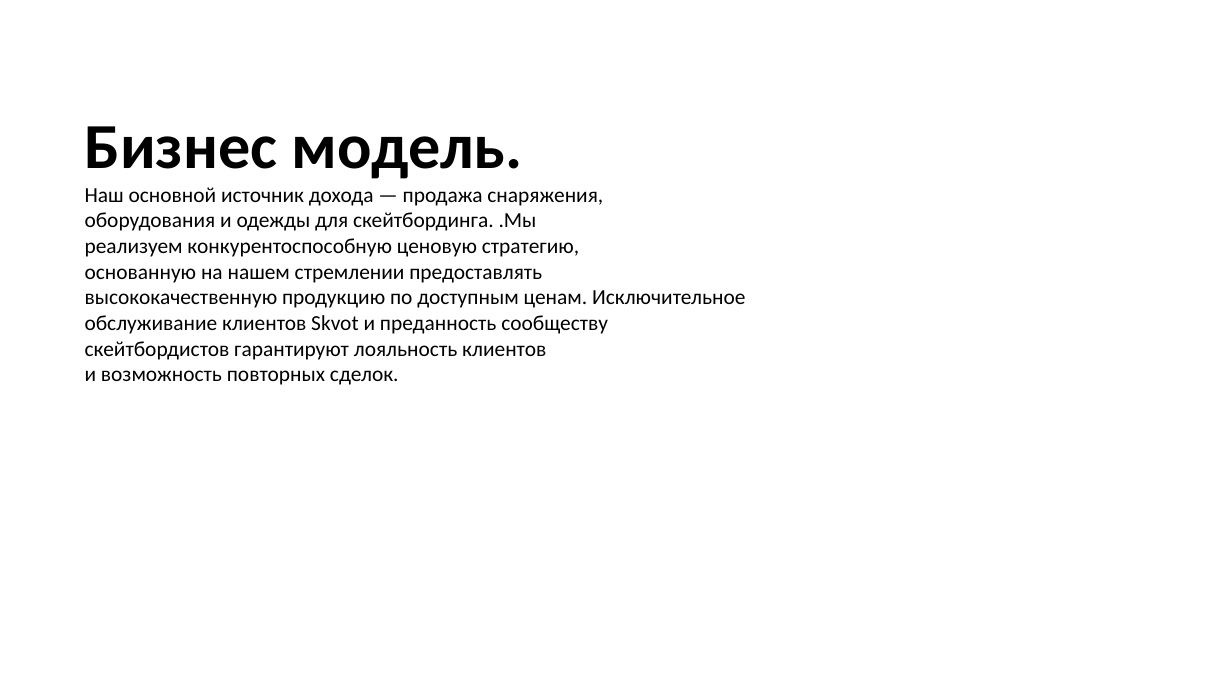
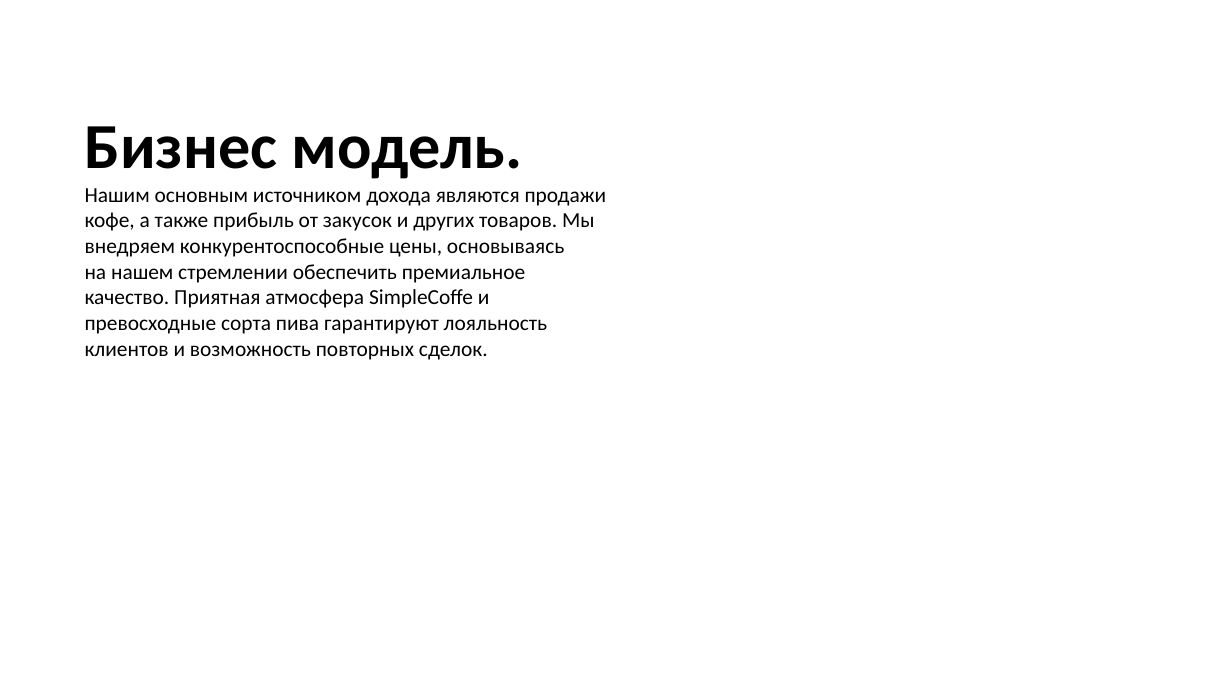
Before and after one commit to danila-zol/simpleslides, a slide deck: slide 4 of gen/test2.pptx (slide 3 before the commit). Drawn at 1232x693 pixels with LibreOffice and Linux fonts; fonts in the diff are those of the drawing. Boxes give left, top, right and bottom in pixels: in the first picture for what was removed or moved away, otherwise in the second. Text is boxed around its words. In the diff, an @@ line names an element or a change of style, - is before the commit and + after.

```diff
--- a/gen/test2.pptx
+++ b/gen/test2.pptx
@@ text at [85,188,607,360]: text changed @@
-Наш основной источник дохода — продажа снаряжения,
-оборудования и одежды для скейтбординга. .Мы
-реализуем конкурентоспособную ценовую стратегию,
-основанную на нашем стремлении предоставлять
-высококачественную продукцию по доступным ценам. Исключительное
-обслуживание клиентов Skvot и преданность сообществу
-скейтбордистов гарантируют лояльность клиентов
-и возможность повторных сделок.
+Нашим основным источником дохода являются продажи
+кофе, а также прибыль от закусок и других товаров. Мы
+внедряем конкурентоспособные цены, основываясь
+на нашем стремлении обеспечить премиальное
+качество. Приятная атмосфера SimpleCoffe и
+превосходные сорта пива гарантируют лояльность
+клиентов и возможность повторных сделок.
```
Also in this commit, not shown: 8 other slides changed, 2 slides added, 1 slide removed, 3 other files.
